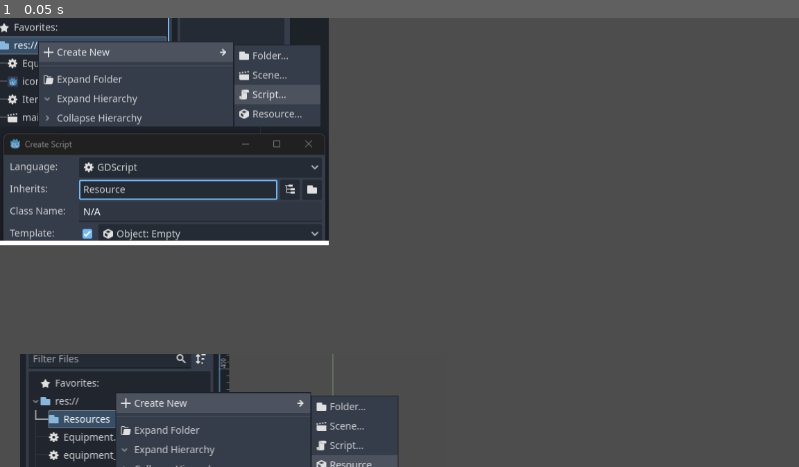
Above: before the commit, frame 1.
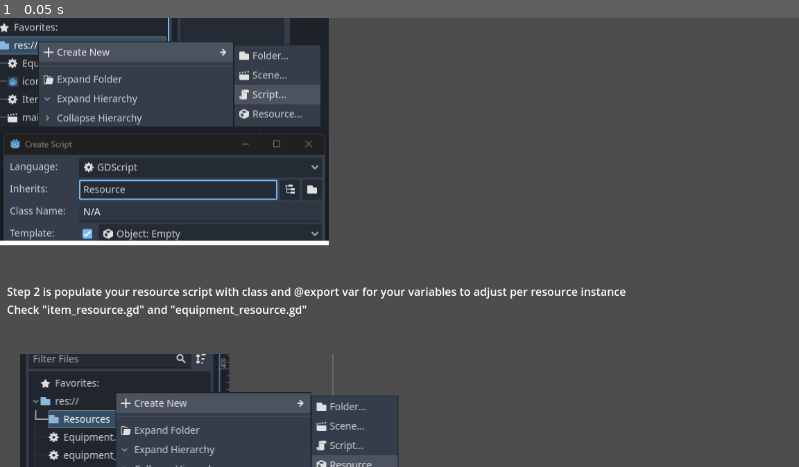
Above: after the commit, the same moment.

Repository: Starkandco/ResourceIntro
Game: Godot game, scene res://main.tscn
Same seed, same stepped clock (60 frames per second), same inputs: the game is played once before the commit and once after it. The project has no main scene, so this scene is started directly.
Inputs:
- Up to frame 1 (0.05 s): no input

The runs differ from the first frame. In frame 1, 1.1% of the frame differs, in the area x 0-79%, y 59-67%.

Commit message:
Updated step numbers and added label
Updated step numbers and added label for step 2 with more information

Diff:
--- a/Resources/Hoe_Item.tres
+++ b/Resources/Hoe_Item.tres
@@ -4,4 +4,4 @@
 
 [resource]
 script = ExtResource("1_fsmwr")
-price = 100
+price = 200
--- a/main.tscn
+++ b/main.tscn
@@ -23,15 +23,21 @@
 [node name="Instructions" type="Node" parent="."]
 
 [node name="Step 1" type="Sprite2D" parent="Instructions"]
-position = Vector2(964, 1584)
-texture = ExtResource("6_hd3p7")
+position = Vector2(237, 163)
+texture = ExtResource("8_jq1d7")
 
-[node name="Step 2 is populate your resource script with class and vars" type="Node" parent="Instructions"]
+[node name="Step 2" type="Label" parent="Instructions"]
+offset_left = 10.0
+offset_top = 383.0
+offset_right = 903.0
+offset_bottom = 443.0
+text = "Step 2 is populate your resource script with class and @export var for your variables to adjust per resource instance
+Check \"item_resource.gd\" and \"equipment_resource.gd\""
 
 [node name="Step 3" type="Sprite2D" parent="Instructions"]
 position = Vector2(420, 740)
 texture = ExtResource("1_vw38h")
 
 [node name="Step 4" type="Sprite2D" parent="Instructions"]
-position = Vector2(237, 163)
-texture = ExtResource("8_jq1d7")
+position = Vector2(964, 1584)
+texture = ExtResource("6_hd3p7")
